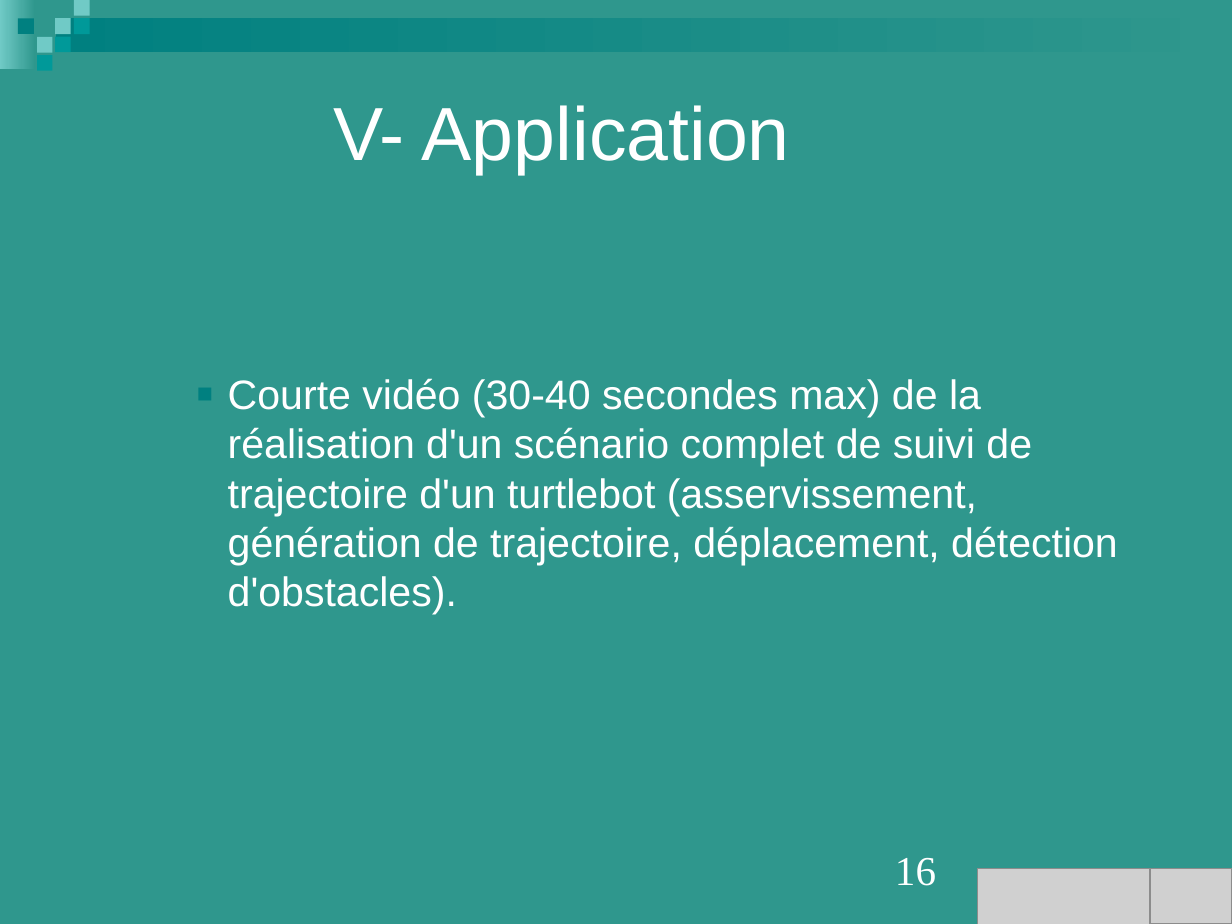
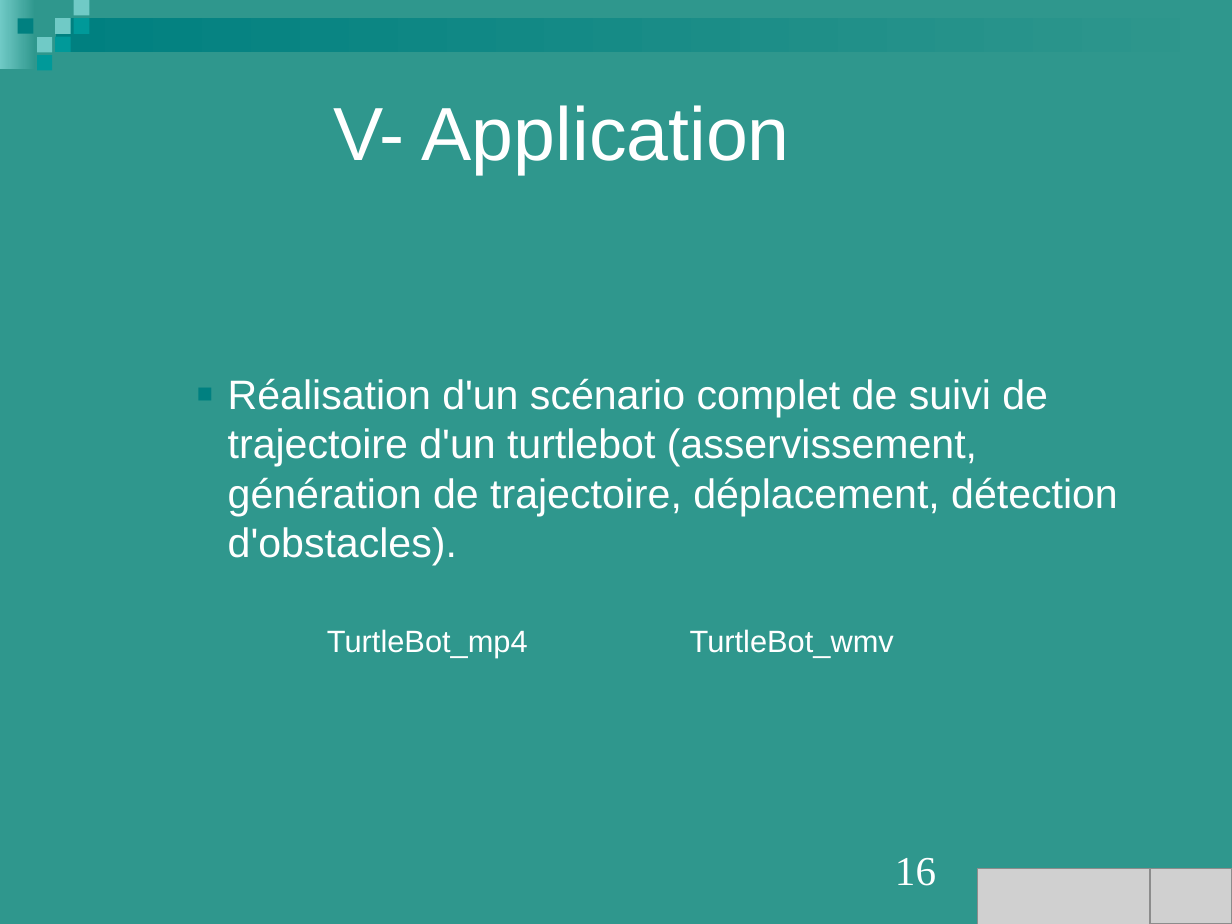
Before and after one commit to Projet-M2-TurtleBot-UPS/TurtleBot-doc, a slide deck: slide 16 of Livrables_2017-2018/Présentation.ppt. Drawn at 1232x924 pixels with LibreOffice and Linux fonts; fonts in the diff are those of the drawing; grey boxes stand for pictures. Boxes give left, top, right and bottom in pixels: in the first picture for what was removed or moved away, otherwise in the second. Text is boxed around its words. In the diff, an @@ line names an element or a change of style, - is before the commit and + after.

```diff
--- a/Livrables_2017-2018/Présentation.ppt
+++ b/Livrables_2017-2018/Présentation.ppt
@@ text at bbox=[228, 378, 1118, 565]: text changed @@
-    ■ Courte vidéo (30-40 secondes max) de la réalisation d'un scénario complet de suivi de trajectoire d'un turtlebot (asservissement, génération de trajectoire, déplacement, détection d'obstacles).
+    ■ Réalisation d'un scénario complet de suivi de trajectoire d'un turtlebot (asservissement, génération de trajectoire, déplacement, détection d'obstacles).
@@ text added at bbox=[327, 629, 528, 658], 18 pt, text #FFFFFF @@
+TurtleBot_mp4
@@ text added at bbox=[690, 629, 894, 658], 18 pt, text #FFFFFF @@
+TurtleBot_wmv
```
Also in this commit, not shown: 4 other slides changed, 3 other files.
